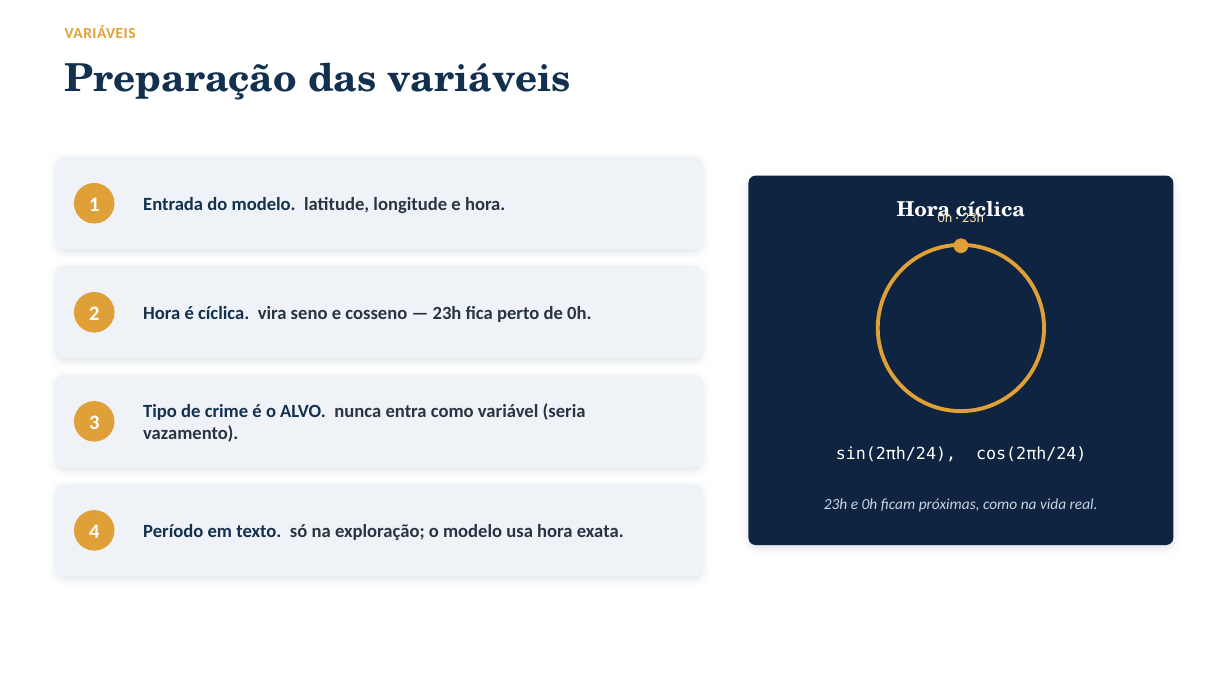
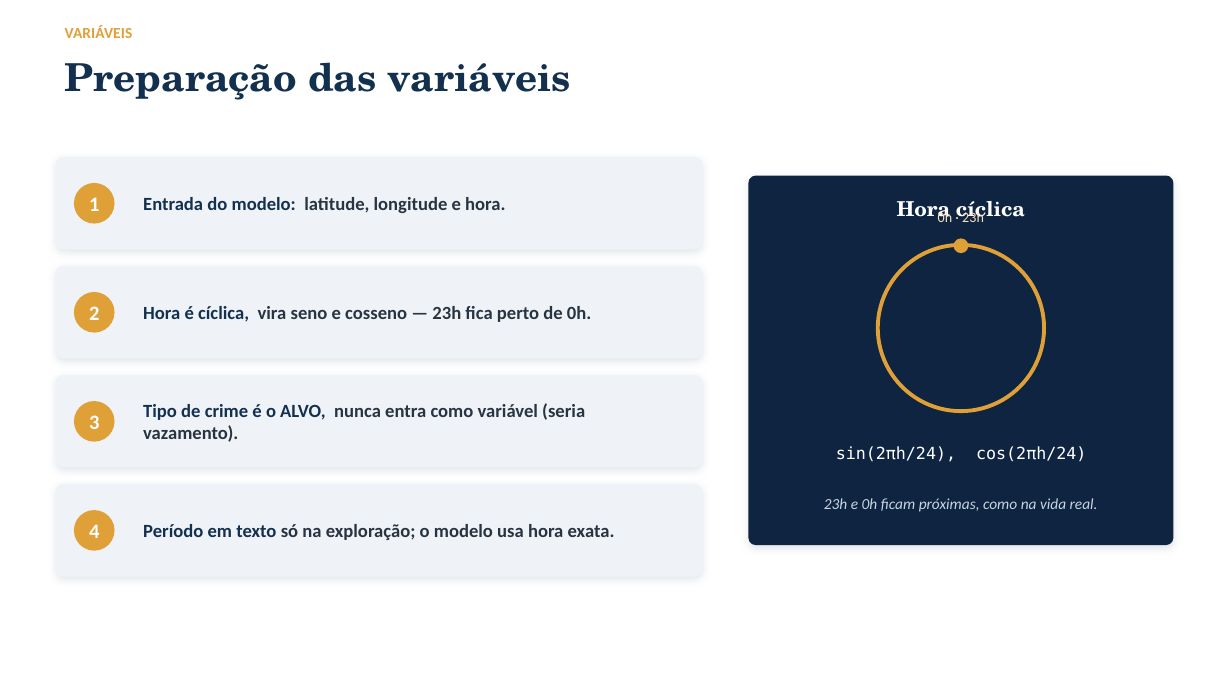
Before and after one commit to especializacao-ia-pucsp/crime-sp-ml, a slide deck: slide 4 of docs/apresentacao.pptx. Drawn at 1232x693 pixels with LibreOffice and Linux fonts; fonts in the diff are those of the drawing. Boxes give left, top, right and bottom in pixels: in the first picture for what was removed or moved away, otherwise in the second. Text is boxed around its words. In the diff, an @@ line names an element or a change of style, - is before the commit and + after.

```diff
--- a/docs/apresentacao.pptx
+++ b/docs/apresentacao.pptx
@@ text "VARIÁVEIS" at box(65, 25, 133, 38): letter spacing 0.4 to 0.1 pt @@
@@ text at box(143, 197, 505, 213): text changed @@
-Entrada do modelo. latitude, longitude e hora.
+Entrada do modelo: latitude, longitude e hora.
@@ text at box(143, 306, 591, 322): text changed @@
-Hora é cíclica. vira seno e cosseno — 23h fica perto de 0h.
+Hora é cíclica, vira seno e cosseno — 23h fica perto de 0h.
@@ text at box(143, 403, 585, 442): text changed @@
-Tipo de crime é o ALVO. nunca entra como variável (seria vazamento).
+Tipo de crime é o ALVO, nunca entra como variável (seria vazamento).
@@ text at box(143, 524, 615, 540): text changed @@
-Período em texto. só na exploração; o modelo usa hora exata.
+Período em texto só na exploração; o modelo usa hora exata.
```
Also in this commit, not shown: 13 other slides changed, 1 other file.
